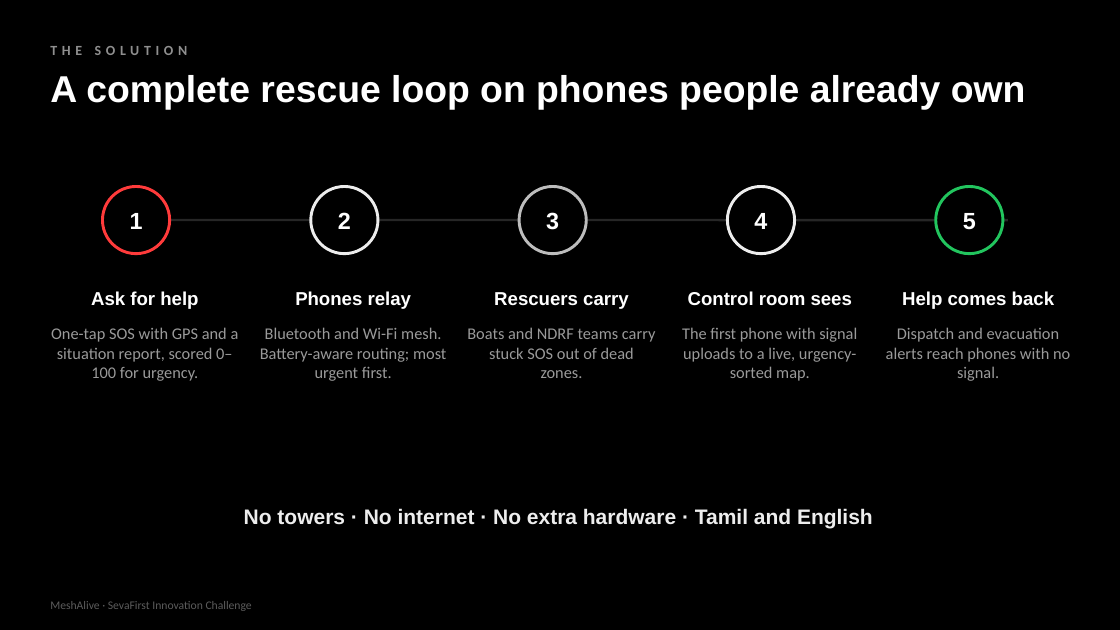
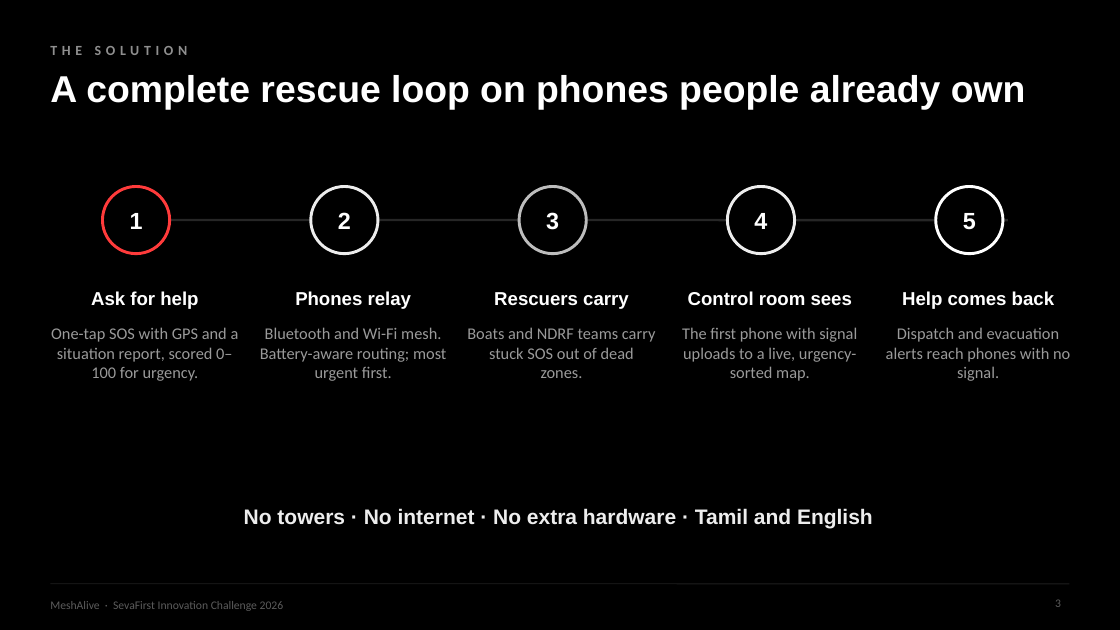
Before and after one commit to yogeshwardev/MESHALIVE-, a slide deck: slide 3 of submission/MeshAlive_Pitch_Deck.pptx. Drawn at 1120x630 pixels with LibreOffice and Linux fonts; fonts in the diff are those of the drawing. Boxes give left, top, right and bottom in pixels: in the first picture for what was removed or moved away, otherwise in the second. Text is boxed around its words. In the diff, an @@ line names an element or a change of style, - is before the commit and + after.

```diff
--- a/submission/MeshAlive_Pitch_Deck.pptx
+++ b/submission/MeshAlive_Pitch_Deck.pptx
@@ ellipse "5" at (936,187,1003,254): outline #22C55E 2.5 pt to #FFFFFF 2.5 pt @@
@@ line added from (50, 584) to (1070, 584), #1F1F1F 0.75 pt @@
@@ page number added at (1055,599,1061,607), 10 pt, text #5C5C5C @@
+3
@@ text at (50,601,284,611): text changed @@
-MeshAlive · SevaFirst Innovation Challenge
+MeshAlive · SevaFirst Innovation Challenge 2026
```
Also in this commit, not shown: 10 other slides changed, 9 other files.
